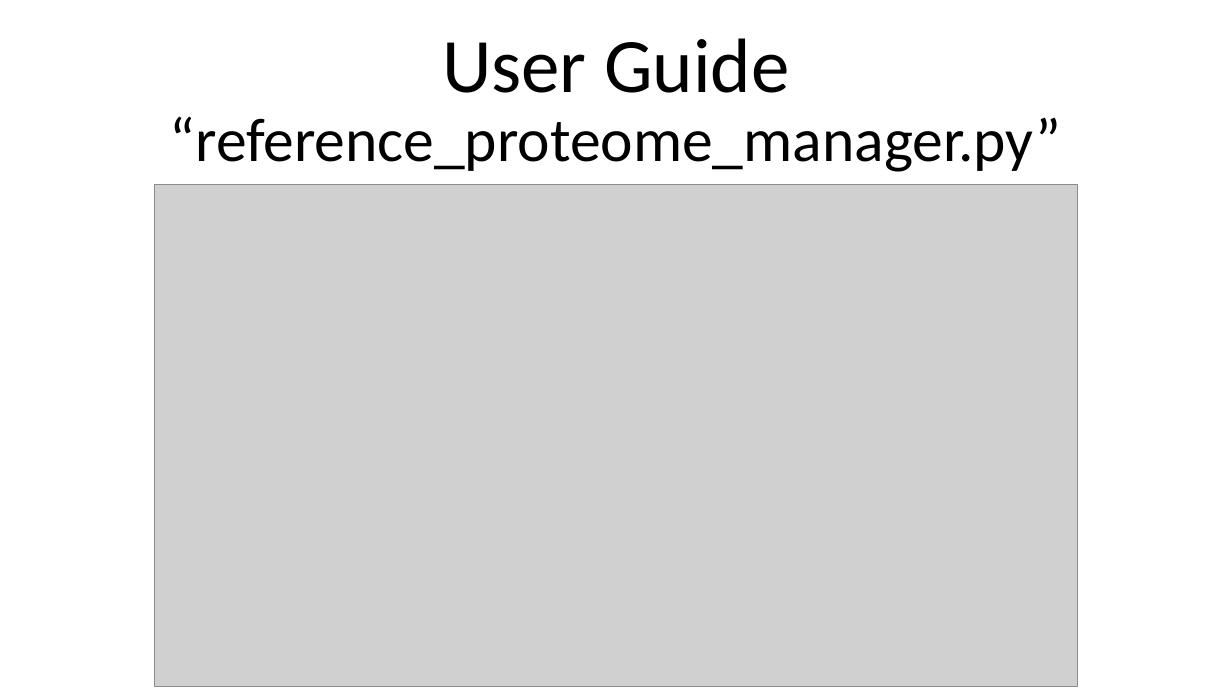
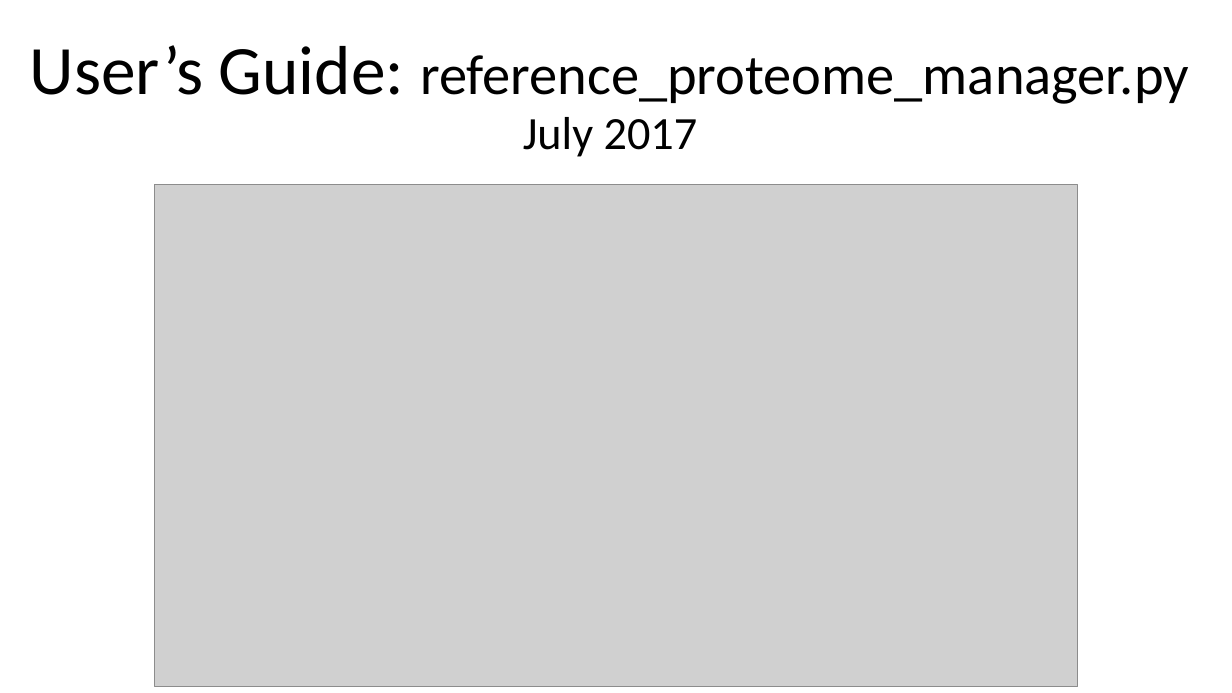
Before and after one commit to lily-liang12/Reference_Proteome_Manager, a slide deck: slide 1 of User Guide.pptx. Drawn at 1232x693 pixels with LibreOffice and Linux fonts; fonts in the diff are those of the drawing; grey boxes stand for pictures. Boxes give left, top, right and bottom in pixels: in the first picture for what was removed or moved away, otherwise in the second. Text is boxed around its words. In the diff, an @@ line names an element or a change of style, - is before the commit and + after.

```diff
--- a/User Guide.pptx
+++ b/User Guide.pptx
@@ title at [30, 45, 1189, 157]: text changed; size 48 to 44 pt @@
-User Guide
-“reference_proteome_manager.py”
+User’s Guide: reference_proteome_manager.py
+July 2017
```
Also in this commit, not shown: 4 other slides changed, 5 slides added.
